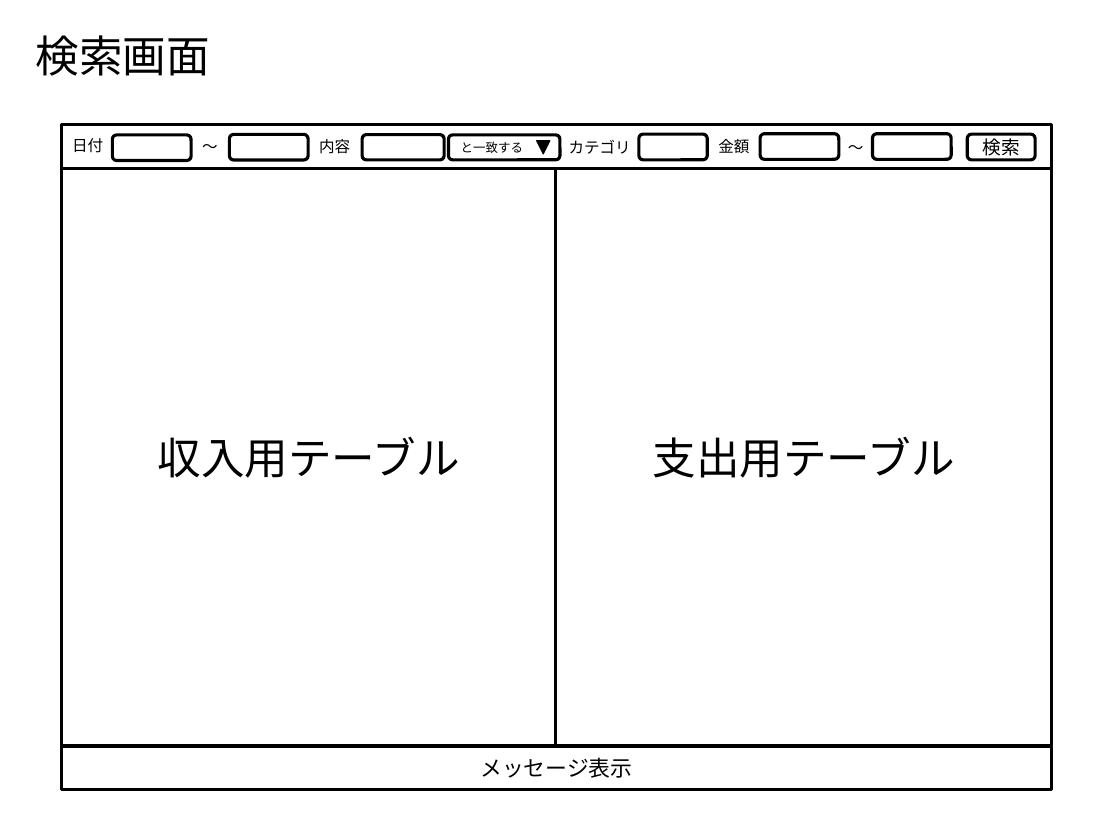
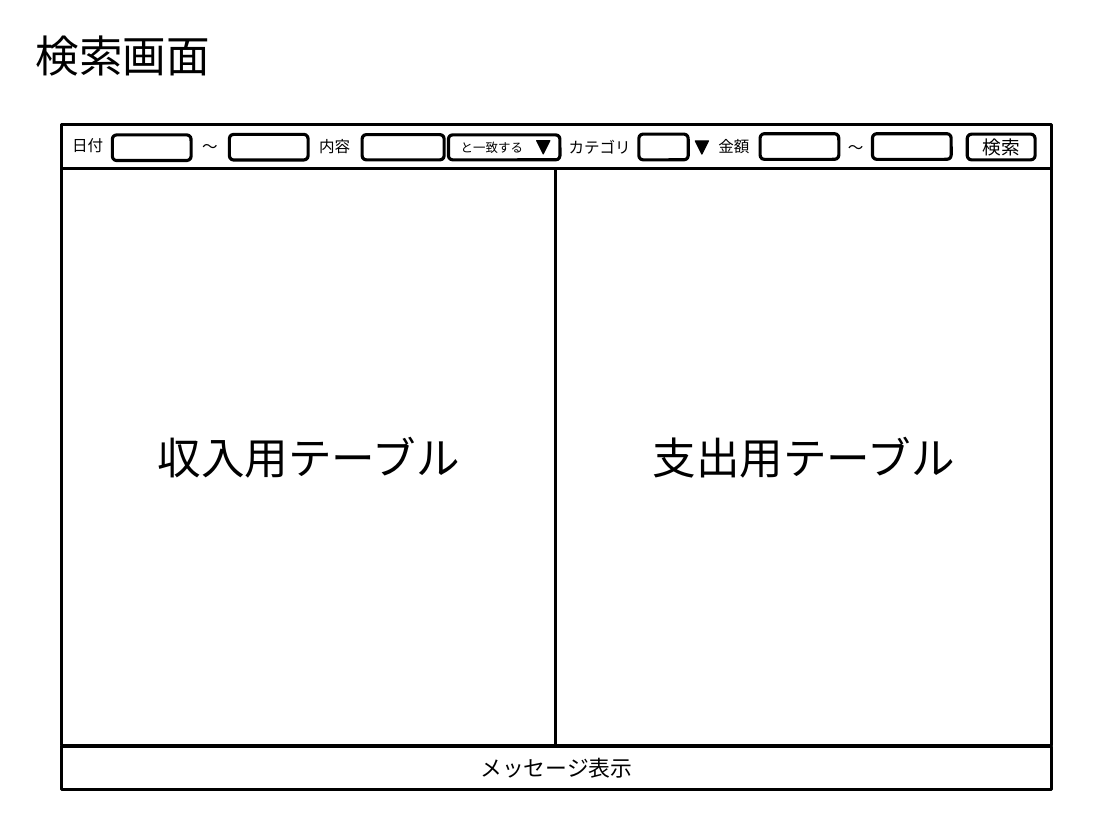
Before and after one commit to Leonis0813/chort, a slide deck: slide 2 of bin/zosma.pptx. Drawn at 1120x840 pixels with LibreOffice and Linux fonts; fonts in the diff are those of the drawing. Boxes give left, top, right and bottom in pixels: in the first picture for what was removed or moved away, otherwise in the second. Text is boxed around its words. In the diff, an @@ line names an element or a change of style, - is before the commit and + after.

```diff
--- a/bin/zosma.pptx
+++ b/bin/zosma.pptx
@@ rounded rectangle: place and size @@
-rounded rectangle at [638, 134, 707, 160]
+rounded rectangle at [638, 134, 688, 160]
@@ triangle added at [696, 141, 709, 155], fill #000000, outline #000000 0.75 pt @@
```
Also in this commit, not shown: 1 other slide changed, 1 slide added, 6 other files.
